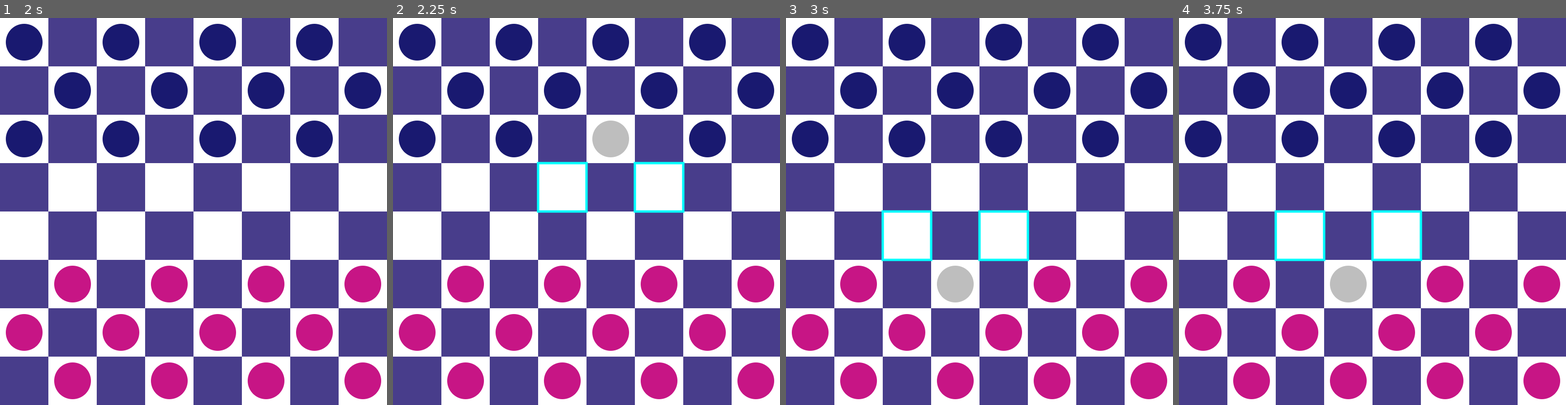
Above: before the commit, frames 1-4 (left to right).
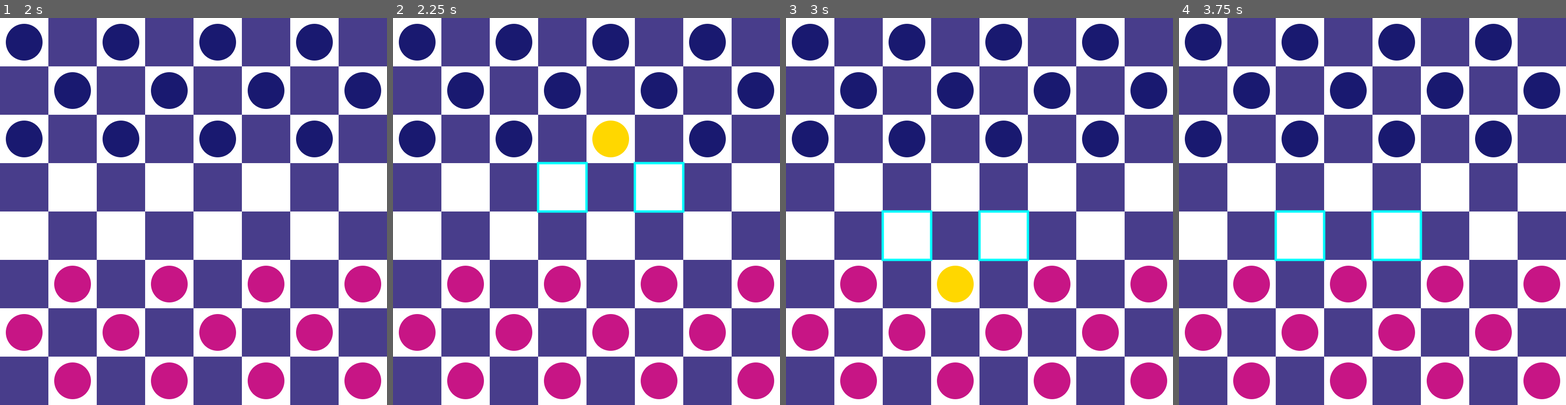
Above: after the commit, the same moments.

Repository: mattsullentrup/godot-checkers
Game: Godot game, scene res://main.tscn
Same seed, same stepped clock (60 frames per second), same inputs: the game is played once before the commit and once after it.
Inputs (mouse positions are in pixels of both pictures, inside the frame that each line leads up to):
- Up to frame 1 (2 s): tap Enter at 0.5 s; move the mouse to (278, 192) at 0.52 s; press the mouse at (278, 192) at 0.53 s; tap Space at 1.25 s; move the mouse to (116, 230) at 1.27 s; release the mouse at (116, 230) at 1.28 s; click (116, 230) at 1.35 s
- Up to frame 2 (2.25 s): tap Enter at 2 s; move the mouse to (625, 126) at 2.02 s; press the mouse at (625, 126) at 2.03 s
- Up to frame 3 (3 s): tap Space at 2.75 s; move the mouse to (960, 288) at 2.77 s; release the mouse at (960, 288) at 2.78 s; click (960, 288) at 2.85 s
- Up to frame 4 (3.75 s): tap Enter at 3.5 s; move the mouse to (1488, 269) at 3.52 s; press the mouse at (1488, 269) at 3.53 s

Frame 1 is identical in both runs. In frame 2, 0.7% of the frame differs, in the area x 51-61%, y 26-36%; in frame 3, 0.7%; in frame 4, 0.7%.

Commit message:
Working on refactoring all visual code into separate class

Diff:
--- a/9_10_24_checkers/main.gd
+++ b/9_10_24_checkers/main.gd
@@ -1,3 +1,4 @@
+class_name Main
 extends Node2D
 
 
@@ -11,14 +12,21 @@
 const RADIUS = 48
 const INVALID_TILE = -Vector2i.ONE
 
-var _pieces: Array[Piece]
+var pieces: Array[Piece]
 var _highlighted_tiles: Array[Vector2i]
 var _mouse_pos: Vector2i
 var _focused_piece: Piece
 #var _whose_turn := Team.PLAYER_ONE
 
+@onready var _visuals: Visuals = %Visuals
+
 
 func _ready() -> void:
+	_visuals.cell_size = CELL_SIZE
+	_visuals.grid_size = GRID_SIZE
+	_visuals.focused_piece = _focused_piece
+	_visuals.highlighted_tiles = _highlighted_tiles
+
 	_create_pieces(0, 3, Team.PLAYER_TWO)
 	_create_pieces(5, GRID_SIZE, Team.PLAYER_ONE)
 
@@ -34,15 +42,8 @@
 		_get_clicked_piece()
 
 
-func _draw() -> void:
-	_draw_tiles()
-	_draw_pieces()
-	_highlight_tiles()
-
-
 func _process(_delta: float) -> void:
 	_get_mouse_pos()
-	queue_redraw()
 
 
 func _get_mouse_pos() -> void:
@@ -58,7 +59,7 @@
 
 
 func _get_hovered_piece() -> void:
-	for piece in _pieces:
+	for piece in pieces:
 		if piece.position == _mouse_pos:
 			piece.is_hovered = true
 		else:
@@ -66,7 +67,7 @@
 
 
 func _get_clicked_piece() -> void:
-	for piece in _pieces:
+	for piece in pieces:
 		if piece.position == _mouse_pos:
 			_focused_piece = piece
 			_highlighted_tiles.clear()
@@ -99,7 +100,7 @@
 	if tile_pos.y < 0 or tile_pos.y > (GRID_SIZE - 1):
 		return INVALID_TILE
 
-	for piece in _pieces:
+	for piece in pieces:
 		if piece.position == tile_pos:
 			if _focused_piece.team == piece.team:
 				return INVALID_TILE
@@ -115,55 +116,14 @@
 	var distance := _mouse_pos - _focused_piece.position
 	if distance.abs() > Vector2i.ONE:
 		var jumped_tile := _mouse_pos - (distance / 2)
-		for piece in _pieces:
+		for piece in pieces:
 			if piece.position == jumped_tile:
-				_pieces.erase(piece)
+				pieces.erase(piece)
 				break
 
 	_focused_piece.position = _mouse_pos
 	_focused_piece = null
 	_highlighted_tiles.clear()
-
-
-func _draw_tiles() -> void:
-	for y in GRID_SIZE:
-		for x in GRID_SIZE:
-			var color := Color.WHITE if (x + y) % 2 == 0 else Color.DARK_SLATE_BLUE
-			draw_rect(
-					Rect2i(Vector2i(x * CELL_SIZE, y * CELL_SIZE), Vector2i(CELL_SIZE, CELL_SIZE)),
-					color,
-					true
-			)
-
-
-func _draw_pieces() -> void:
-	for piece: Piece in _pieces:
-		var color: Color = _get_piece_color(piece)
-
-		@warning_ignore("integer_division")
-		var offset = CELL_SIZE / 2
-		var offset_pos = Vector2i(
-				(piece.position.x * CELL_SIZE) + offset,
-				(piece.position.y * CELL_SIZE) + offset
-		)
-
-		draw_circle(offset_pos, RADIUS, color, true, -1, true)
-
-
-func _highlight_tiles() -> void:
-	for tile: Vector2i in _highlighted_tiles:
-		draw_rect(Rect2i(tile * CELL_SIZE, Vector2i(CELL_SIZE, CELL_SIZE)), Color.AQUA, false, 5, true)
-
-
-func _get_piece_color(piece: Piece) -> Color:
-	if piece == _focused_piece:
-		return Color.GRAY
-	elif piece.is_hovered:
-		return Color.GOLD
-	elif piece.team == Team.PLAYER_ONE:
-		return Color.MEDIUM_VIOLET_RED
-	else:
-		return Color.MIDNIGHT_BLUE
 
 
 func _create_pieces(start_y: int, end_y: int, team: Team) -> void:
@@ -173,7 +133,7 @@
 			var piece = Piece.new()
 			piece.position = Vector2i(x, y)
 			piece.team = team
-			_pieces.append(piece)
+			pieces.append(piece)
 
 
 func _round_down(num: float) -> int:
--- a/9_10_24_checkers/main.tscn
+++ b/9_10_24_checkers/main.tscn
@@ -1,6 +1,11 @@
-[gd_scene load_steps=2 format=3 uid="uid://8a0sg3xmf63q"]
+[gd_scene load_steps=3 format=3 uid="uid://8a0sg3xmf63q"]
 
 [ext_resource type="Script" path="res://main.gd" id="1_tanhi"]
+[ext_resource type="Script" path="res://visuals.gd" id="2_v4fle"]
 
 [node name="Main" type="Node2D"]
 script = ExtResource("1_tanhi")
+
+[node name="Visuals" type="Node2D" parent="."]
+unique_name_in_owner = true
+script = ExtResource("2_v4fle")
--- /dev/null
+++ b/9_10_24_checkers/visuals.gd
@@ -0,0 +1,63 @@
+class_name Visuals
+extends Node2D
+
+
+var cell_size: int
+var grid_size: int
+var focused_piece: Main.Piece
+var highlighted_tiles: Array[Vector2i]
+
+
+func _draw() -> void:
+	_draw_tiles()
+	_draw_pieces()
+	_highlight_tiles()
+
+
+func _process(_delta: float) -> void:
+	queue_redraw()
+
+
+func _draw_pieces() -> void:
+	for piece: Main.Piece in get_parent().pieces:
+		var color: Color = _get_piece_color(piece)
+
+		@warning_ignore("integer_division")
+		var offset = cell_size / 2
+		var offset_pos = Vector2i(
+				(piece.position.x * cell_size) + offset,
+				(piece.position.y * cell_size) + offset
+		)
+
+		draw_circle(offset_pos, Main.RADIUS, color, true, -1, true)
+
+
+func _highlight_tiles() -> void:
+	for tile: Vector2i in highlighted_tiles:
+		draw_rect(
+				Rect2i(tile * cell_size, Vector2i(cell_size, cell_size)),
+				Color.AQUA, false,
+				5, true
+		)
+
+
+func _get_piece_color(piece: Main.Piece) -> Color:
+	if piece == focused_piece:
+		return Color.GRAY
+	elif piece.is_hovered:
+		return Color.GOLD
+	elif piece.team == Main.Team.PLAYER_ONE:
+		return Color.MEDIUM_VIOLET_RED
+	else:
+		return Color.MIDNIGHT_BLUE
+
+
+func _draw_tiles() -> void:
+	for y in grid_size:
+		for x in grid_size:
+			var color := Color.WHITE if (x + y) % 2 == 0 else Color.DARK_SLATE_BLUE
+			draw_rect(
+					Rect2i(Vector2i(x * cell_size, y * cell_size), Vector2i(cell_size, cell_size)),
+					color,
+					true
+			)
